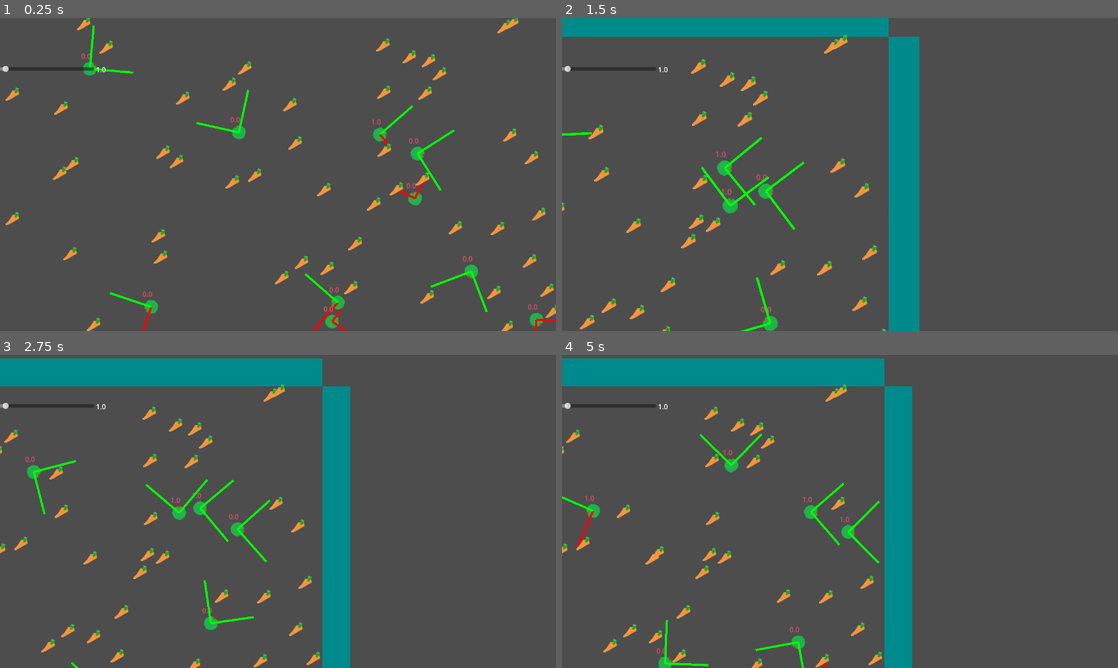
Above: before the commit, frames 1-4 (two rows, left to right).
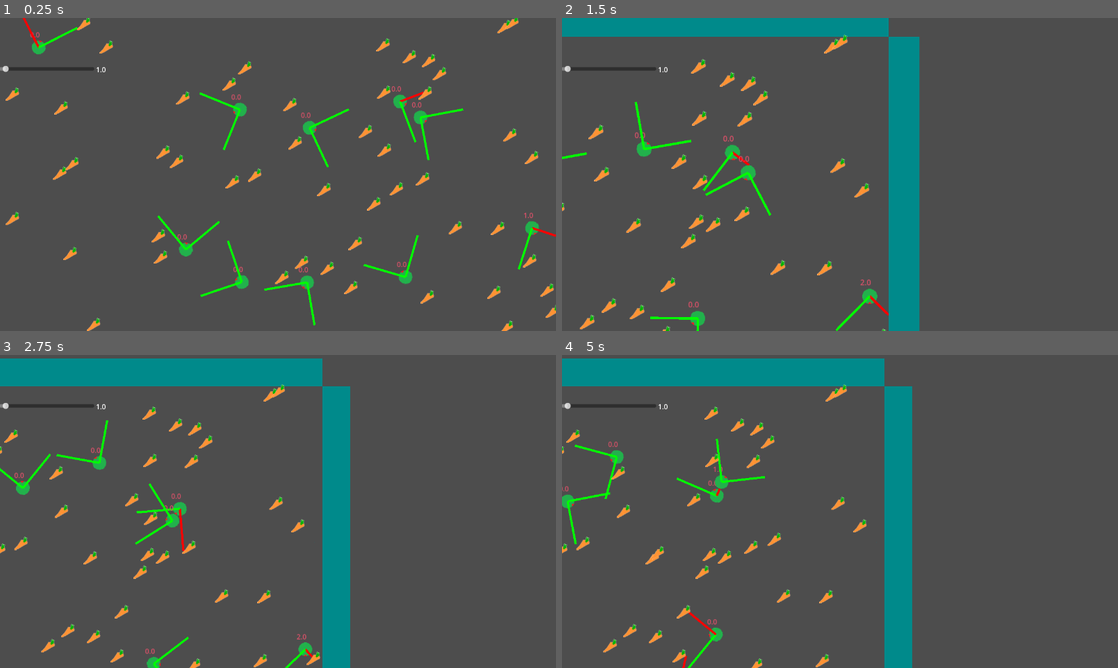
Above: after the commit, the same moments.

Repository: itsLeatch/evoCrusher
Game: Godot game, scene res://Szenes/level.tscn
The game is run twice, just before and just after one commit, with the same random seed, the same clock (stepped at 60 frames per second) and the same inputs.
Inputs (mouse positions are in pixels of both pictures, inside the frame that each line leads up to):
- Up to frame 1 (0.25 s): no input
- Up to frame 2 (1.5 s): tap Enter at 0.5 s; move the mouse to (962, 158) at 0.52 s; press the mouse at (962, 158) at 0.53 s; hold Right 0.53-1.28 s; move the mouse to (728, 190) at 1.27 s; release the mouse at (728, 190) at 1.28 s; hold Down from 1.28 s (still down); tap Mouse wheel up (zoomIn) at 1.35 s
- Up to frame 3 (2.75 s): move the mouse to (333, 442) at 2.02 s; release Down at 2.03 s; hold Right from 2.03 s (still down); tap Mouse wheel down (zoomOut) at 2.1 s
- Up to frame 4 (5 s): move the mouse to (812, 574) at 2.77 s; release Right at 2.78 s; hold Up 2.78-3.53 s; tap Alt at 2.85 s; move the mouse to (1006, 558) at 3.52 s; hold Left from 3.53 s (still down); tap Shift at 3.6 s; move the mouse to (673, 464) at 4.27 s; click (673, 464) at 4.35 s

The runs differ from the first frame. In frame 1, 3.9% of the frame differs, in the area x 4-100%, y 0-100%; in frame 2, 2.3%; in frame 3, 2.2%; in frame 4, 2.6%.

Commit message:
using now a multilayer perceptron, adding README & other improvments

Diff:
--- a/Bot.tscn
+++ b/Bot.tscn
@@ -13,9 +13,6 @@
 collision_layer = 2
 collision_mask = 3
 script = ExtResource("1_sck5o")
-speed = 50.0
-sensorCount = 2
-sensorArea = 1.571
 
 [node name="BotImage" type="Sprite2D" parent="."]
 texture_filter = 1
--- a/Szenes/level.gd
+++ b/Szenes/level.gd
@@ -1,8 +1,9 @@
 extends Node2D
 
 @export var botCount: int = 10
-@export var borderSize: float = 64
-@export var constantFoodCount: int = 10
+@export var drawBorderSize: float = 64
+@export var constantFoodCount: int = 50
+@export var mapSize: Vector2 = Vector2(1280, 720)
 
 var BorderScene: PackedScene = load("res://border.tscn")
 var BotScene: PackedScene = load("res://Bot.tscn")
@@ -15,23 +16,23 @@
 	#top
 	var topBorder = BorderScene.instantiate()
 	$Borders.add_child(topBorder)
-	topBorder.global_position = Vector2(0,-Global.mapSize.y / 2 - borderSize / 2)
-	topBorder.scale = Vector2(Global.mapSize.x,borderSize)
+	topBorder.global_position = Vector2(0,-mapSize.y / 2 - drawBorderSize / 2)
+	topBorder.scale = Vector2(mapSize.x,drawBorderSize)
 	#bottom
 	var bottomBorder = BorderScene.instantiate()
 	$Borders.add_child(bottomBorder)
-	bottomBorder.global_position = Vector2(0,Global.mapSize.y / 2 + borderSize / 2)
-	bottomBorder.scale = Vector2(Global.mapSize.x,borderSize)
+	bottomBorder.global_position = Vector2(0,mapSize.y / 2 + drawBorderSize / 2)
+	bottomBorder.scale = Vector2(mapSize.x,drawBorderSize)
 	#left
 	var leftBorder = BorderScene.instantiate()
 	$Borders.add_child(leftBorder)
-	leftBorder.global_position = Vector2(-Global.mapSize.x / 2 - borderSize / 2,0)
-	leftBorder.scale = Vector2(borderSize,Global.mapSize.y)
+	leftBorder.global_position = Vector2(-mapSize.x / 2 - drawBorderSize / 2,0)
+	leftBorder.scale = Vector2(drawBorderSize,mapSize.y)
 	#right
 	var rightBorder = BorderScene.instantiate()
 	$Borders.add_child(rightBorder)
-	rightBorder.global_position = Vector2(Global.mapSize.x / 2 + borderSize / 2,0)
-	rightBorder.scale = Vector2(borderSize,Global.mapSize.y)
+	rightBorder.global_position = Vector2(mapSize.x / 2 + drawBorderSize / 2,0)
+	rightBorder.scale = Vector2(drawBorderSize,mapSize.y)
 
 	#spawn the minimum amount of food
 	var foodNode = $Food
@@ -43,18 +44,18 @@
 func _process(delta: float) -> void:
 	#make sure, that bot count is not below 10
 	var botNode : Node2D = $Bots
-	while botNode.get_child_count() < 10:
+	while botNode.get_child_count() < botCount:
 		var bot = BotScene.instantiate()
 		botNode.add_child(bot)
 
 
 
-func spawnNewPlayer(newWeights : PackedFloat32Array) -> void:
+func spawnNewPlayer(newWeights : Array) -> void:
 	var botNode : Node2D = $Bots
 	var bot = BotScene.instantiate()
 	botNode.add_child(bot)
 	bot.setWeights(newWeights)
-	print("spawn new player")
+
 
 
 func _on_food_spawner_timeout() -> void:
--- a/Szenes/level.tscn
+++ b/Szenes/level.tscn
@@ -7,8 +7,6 @@
 
 [node name="Level" type="Node2D"]
 script = ExtResource("1_5dmvq")
-botCount = 25
-constantFoodCount = 50
 
 [node name="CanvasLayer" type="CanvasLayer" parent="."]
 script = ExtResource("2_6a6fj")
--- a/bot.gd
+++ b/bot.gd
@@ -1,34 +1,37 @@
 extends CharacterBody2D
 
 class_name Bot
-#{input
-	#states
-		#currentEnergy / energyUntilReproduction (if higher then 1, then set to 1)}
-	#input for each sensor:
-		#each sensor contains following data
-		# distance
-		# isFood
-		# isOtherBot
-		# isBoarder
-
+#input for each sensor:
+	#each sensor contains following data
+	# distance
+	# isFood
+	# isOtherBot
+	# isBoarder
+#general input
+	#bias
 
 const sensorInputCount:int = 4
+const generalSensorInputCount:int = 1
+
 #outputData
 # rotation
 
 
-const sensorOutputCount: int = 1
+const outputCount: int = 1
 
-@export var speed :float = 300
+@export var speed :float = 50
 @export var maximalSensorLength : float = 100
-@export var sensorCount : int = 3
+@export var sensorCount : int = 2
 @export var sensorArea : float = PI / 2
-@export var maximumEnergy: int = 5
+@export var maximumEnergy: int = 10
+@export var energyForReproduction :int = 1
+@export var minEnergyToStartReproduction = 4
 
-const energyForReproduction :int = 1
+var neuronsPerLayer = [sensorInputCount * sensorCount + generalSensorInputCount, 6, outputCount]
+var neuronWeights :Array = []
 
-var weights :Float32Matrix = Float32Matrix.new(Vector2i(sensorInputCount * sensorCount,sensorOutputCount))
-var inputData :Float32Matrix =  Float32Matrix.new(Vector2i(1,sensorInputCount * sensorCount))
+var inputData :Float32Matrix =  Float32Matrix.new(Vector2i(1,neuronsPerLayer[0]))
+
 var energy: float = 0
 var sensors: Array = []
 
@@ -40,12 +43,15 @@
 
 func _ready() -> void:
 	#Engine.physics_ticks_per_second = 4
-	var randomWeightData = PackedFloat32Array()
-	for i in range(weights.x * weights.y):
-		randomWeightData.append(rng.randf_range(-1,1))
-	weights.data = randomWeightData
+	for i in range(neuronsPerLayer.size() - 1):
+		var randomWeightData = PackedFloat32Array()
+		var neuronLayer: Float32Matrix = Float32Matrix.new(Vector2(neuronsPerLayer[i], neuronsPerLayer[i+1]))
+		for j in range(neuronLayer.x * neuronLayer.y):
+			randomWeightData.append(rng.randf_range(-1,1))
+		neuronLayer.data = randomWeightData
+		neuronWeights.append(neuronLayer)
 	#print(weights.data)
-	global_position = Vector2(rng.randf_range(-Global.mapSize.x / 2,Global.mapSize.x / 2), rng.randf_range(-Global.mapSize.y / 2,Global.mapSize.y / 2))
+	global_position = Vector2(rng.randf_range(-Global.currentLevel.mapSize.x / 2,Global.currentLevel.mapSize.x / 2), rng.randf_range(-Global.currentLevel.mapSize.y / 2,Global.currentLevel.mapSize.y / 2))
 	for i in range(sensorCount):
 		sensors.append(Line2D.new())
 		sensors[sensors.size() - 1].width = 5
@@ -103,10 +109,14 @@
 		sensors[i].points = hitVertices
 	#get sensor data
 	inputData.data = sensorData
+	#set the bias
+	inputData.data.append(1)
 
 	#foreward pass
-	var result = weights.mul(inputData)
-	internalRotation += result.get_value(Vector2(0,0)) * delta
+	var resultOfPreviousCalculation :Float32Matrix = neuronWeights[0].mul(inputData)
+	for i in range(neuronWeights.size() - 1):
+		resultOfPreviousCalculation = neuronWeights[i + 1].mul(resultOfPreviousCalculation)
+	internalRotation += resultOfPreviousCalculation.get_value(Vector2(0,0)) * delta
 	$BotImage.rotation = internalRotation
 
 	#move
@@ -117,21 +127,26 @@
 
 	#check for collision with other player for reproduction
 	if colisionInfo && colisionInfo.get_collider() is Bot:
-		if(energy >= energyForReproduction && colisionInfo.get_collider().getEnergy() >= energyForReproduction):
+		if(energy >= minEnergyToStartReproduction && colisionInfo.get_collider().getEnergy() >= minEnergyToStartReproduction):
+			var newNeurons :Array = []
+			for i in range(neuronWeights.size()):
+				var newWeights: PackedFloat32Array
+				for j in range(neuronWeights[i].data.size()):
+					var ownInfluence = energy / (energy + colisionInfo.get_collider().getEnergy()) # how much the weight is effected by the current bot: 0 - all from other bot, 0.5 half, half, 1 - all from current
+					var mutation = 0 #rng.randf_range(-0.025,0.025) # mutation rate
+					var mixedWeight = (neuronWeights[i].data[j] * ownInfluence + colisionInfo.get_collider().getWeights()[i].data[j] * (1 - ownInfluence)) / 2
+					var weightWithMutation = mixedWeight + mutation
+					if weightWithMutation > 1:
+						weightWithMutation = 1
+					elif weightWithMutation < -1:
+						weightWithMutation = -1
+					newWeights.append(weightWithMutation)
 
-			var newWeights: PackedFloat32Array
-			for i in range(weights.data.size()):
-				var ownInfluence = energy / (energy + colisionInfo.get_collider().getEnergy()) # how much the weight is effected by the current bot: 0 - all from other bot, 0.5 half, half, 1 - all from current
-				var mutation = 0 #rng.randf_range(-0.025,0.025) # mutation rate
-				var mixedWeight = (weights.data[i] * ownInfluence + colisionInfo.get_collider().getWeights()[i] * (1 - ownInfluence)) / 2
-				var weightWithMutation = mixedWeight + mutation
-				if weightWithMutation > 1:
-					weightWithMutation = 1
-				elif weightWithMutation < -1:
-					weightWithMutation = -1
-				newWeights.append(weightWithMutation)
+				var newNeuronLayer : Float32Matrix = Float32Matrix.new(Vector2(neuronWeights[i].x,neuronWeights[i].y))
+				newNeuronLayer.data = newWeights
+				newNeurons.append(newNeuronLayer)
 
-			Global.currentLevel.spawnNewPlayer(newWeights)
+			Global.currentLevel.spawnNewPlayer(newNeurons)
 			energy -= energyForReproduction
 			colisionInfo.get_collider().decreaseEnergy(energyForReproduction)
 	#print current energy
@@ -148,11 +163,12 @@
 func getEnergy() -> float:
 	return energy
 
-func getWeights() -> PackedFloat32Array:
-	return weights.data
+func getWeights() -> Array:
+	return neuronWeights
 
-func setWeights(newWeights: PackedFloat32Array) -> void:
-	weights.data = newWeights
+func setWeights(newWeights: Array) -> void:
+	neuronWeights = newWeights
+
 
 func _on_time_alive_timeout() -> void:
 	energy-=1
--- a/food.gd
+++ b/food.gd
@@ -6,7 +6,7 @@
 
 # Called when the node enters the scene tree for the first time.
 func _ready() -> void:
-	global_position = Vector2(rng.randf_range(-Global.mapSize.x / 2,Global.mapSize.x / 2), rng.randf_range(-Global.mapSize.y / 2,Global.mapSize.y / 2))
+	global_position = Vector2(rng.randf_range(-Global.currentLevel.mapSize.x / 2,Global.currentLevel.mapSize.x / 2), rng.randf_range(-Global.currentLevel.mapSize.y / 2,Global.currentLevel.mapSize.y / 2))
 
 
 # Called every frame. 'delta' is the elapsed time since the previous frame.
--- a/global.gd
+++ b/global.gd
@@ -1,5 +1,3 @@
 extends Node
 
-var mapSize: Vector2 = Vector2(1280, 720)
-
 var currentLevel: Node2D
Not shown, added: export_presets.cfg
Not shown, changed: README.md
